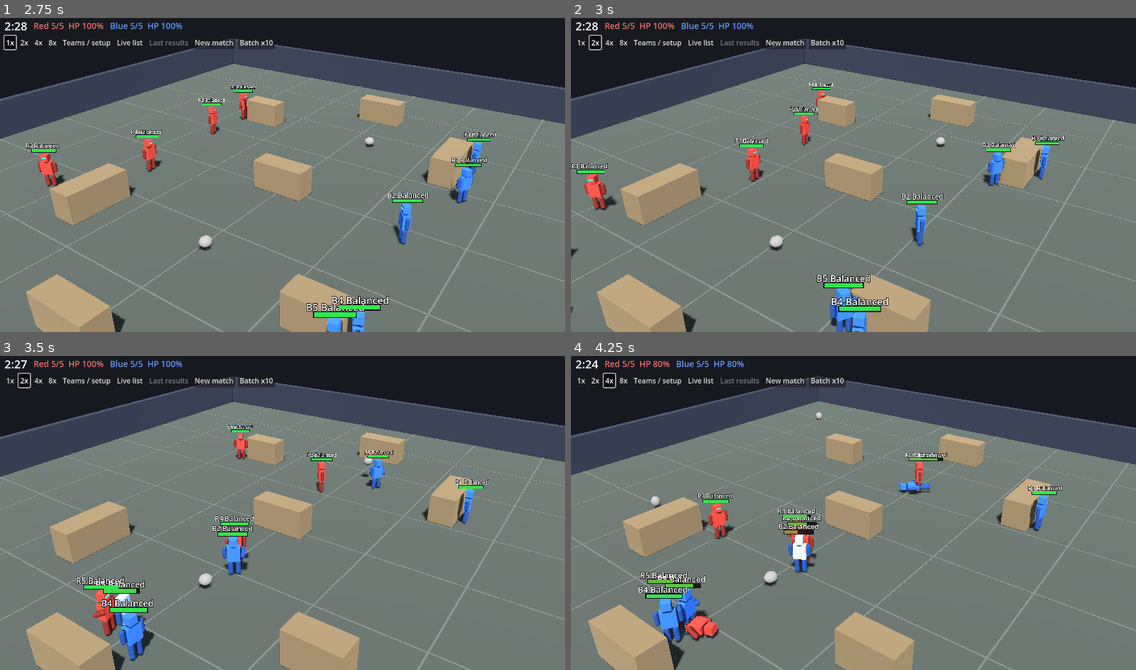
Above: before the commit, frames 1-4 (two rows, left to right).
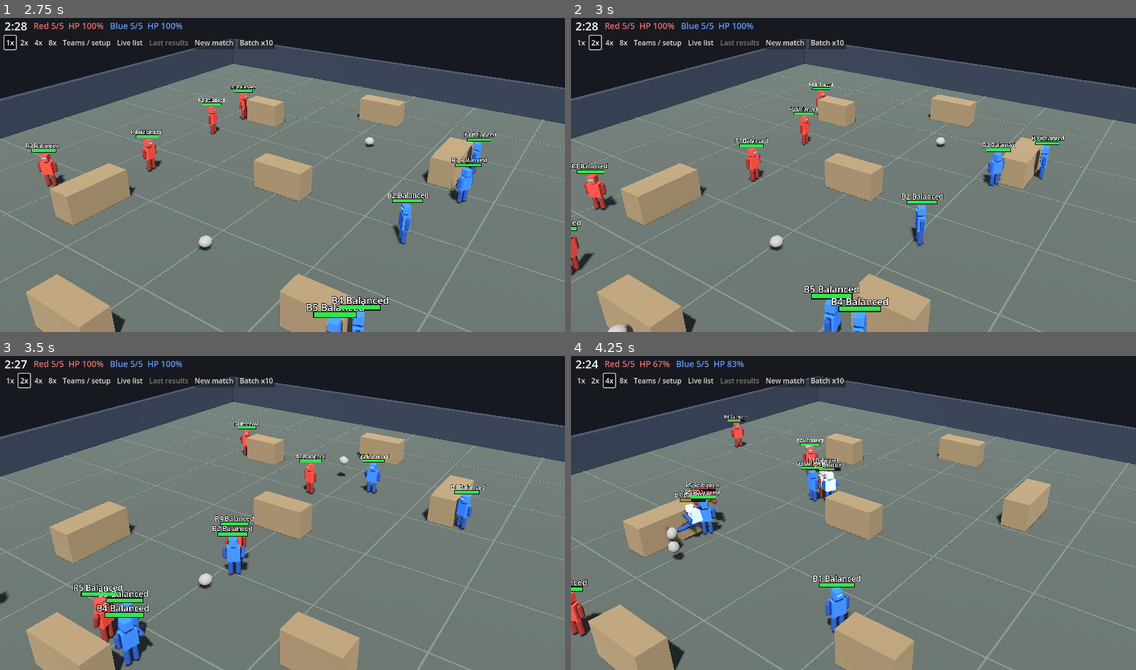
Above: after the commit, the same moments.

Repository: nathandunn/legion-bots
Game: Godot game, scene res://scenes/Main.tscn
Two runs of this game, one before a commit and one after it. Both use one fixed random seed, a clock stepped at 60 frames per second and the inputs below.
Inputs:
- Up to frame 1 (2.75 s): click "New match" at 0.5 s; click "New match" at 1.25 s; click "1x" at 2 s
- Up to frame 2 (3 s): click "2x" at 2.75 s
- Up to frame 3 (3.5 s): no input
- Up to frame 4 (4.25 s): click "4x" at 3.5 s

Frame 1 is identical in both runs. In frame 2, 1.3% of the frame differs, in the area x 0-53%, y 64-100%; in frame 3, 3.5%; in frame 4, 7.0%, in the area x 0-87%, y 1-92%.

Commit message:
Ragdolls, a victory cheer, and doctrine for slingers and cowards
Knocked-down and dead robots become ragdolls: six rigid bodies pinned at the neck,
shoulders and hips, sharing the robot's materials, shoved away from whatever hit them.
Live robots follow their ragdoll's torso and stand back up where it came to rest.
Winners hop with their arms up for two seconds before the results panel opens.
Slingers (rock_love >= 0.75) never punch unless cornered - they throw, then sprint for
the next rock. Cowards (caution >= 0.8) never close in: they hide behind cover when an
enemy is holding a rock, back off when someone is coming at them, throw only when armed
and far away, and punch only when cornered.

Co-Authored-By: Claude Fable 5.1 <noreply@anthropic.com>
Claude-Session: https://claude.ai/code/session_015ktb7N8AS55Y2xXNwii5wR

Diff:
--- a/scripts/arena.gd
+++ b/scripts/arena.gd
@@ -55,6 +55,29 @@
 		cover_rects.append(Rect2(c[0] - c[2] * 0.5 - 0.8, c[1] - c[3] * 0.5 - 0.8, c[2] + 1.6, c[3] + 1.6))
 
 
+## Where to stand so that this cover block sits between you and the threat: the block's
+## centre pushed away from the threat by its radius plus a body's width.
+func hide_spot(from: Vector3, threat: Vector3) -> Vector3:
+	var best := from
+	var best_cost := INF
+	for c in COVER:
+		var centre := Vector3(c[0], 0.0, c[1])
+		var radius := maxf(c[2], c[3]) * 0.5 + 1.0
+		var away := centre - threat
+		away.y = 0.0
+		if away.length_squared() < 0.01:
+			continue
+		var spot := centre + away.normalized() * radius
+		# don't pick a block that means running through the threat to reach it
+		var cost := from.distance_to(spot) + (8.0 if spot.distance_to(threat) < from.distance_to(threat) - 2.0 else 0.0)
+		if cost < best_cost:
+			best_cost = cost
+			best = spot
+	best.x = clampf(best.x, -HALF + 1.5, HALF - 1.5)
+	best.z = clampf(best.z, -HALF + 1.5, HALF - 1.5)
+	return best
+
+
 func is_clear(x: float, z: float) -> bool:
 	for r in cover_rects:
 		if r.has_point(Vector2(x, z)):
--- a/scripts/main.gd
+++ b/scripts/main.gd
@@ -154,7 +154,8 @@
 		_restart_timer = AUTO_RESTART_DELAY
 		return
 	if hud != null:
-		hud.show_result(result)
+		# let the winners have their cheer before the panel covers the arena
+		get_tree().create_timer(2.6).timeout.connect(func(): if manager.match_index == result["match"] and not manager.running: hud.show_result(result))
 	elif headless:
 		print(JSON.stringify(result))
 	_restart_timer = AUTO_RESTART_DELAY
--- a/scripts/match_manager.gd
+++ b/scripts/match_manager.gd
@@ -99,6 +99,7 @@
 func clear() -> void:
 	running = false
 	for r in robots:
+		r.cleanup()
 		r.queue_free()
 	for rk in rocks:
 		rk.queue_free()
@@ -199,6 +200,10 @@
 		"presets": team_preset_names.duplicate(),
 		"stats": stats.duplicate(true),
 	}
+	if winner >= 0:
+		for r in robots:
+			if r.alive and r.team == winner:
+				r.cheer()
 	match_ended.emit(result)
 
 
--- a/scripts/personality.gd
+++ b/scripts/personality.gd
@@ -17,8 +17,8 @@
 
 const PRESETS := {
 	"Brawler":   {"aggression": 0.95, "caution": 0.15, "rock_love": 0.15, "accuracy": 0.50, "teamwork": 0.40, "patience": 0.10, "survival": 0.10},
-	"Slinger":   {"aggression": 0.70, "caution": 0.50, "rock_love": 0.95, "accuracy": 0.85, "teamwork": 0.40, "patience": 0.50, "survival": 0.55},
-	"Coward":    {"aggression": 0.25, "caution": 0.95, "rock_love": 0.60, "accuracy": 0.50, "teamwork": 0.60, "patience": 0.80, "survival": 0.95},
+	"Slinger":   {"aggression": 0.70, "caution": 0.55, "rock_love": 0.95, "accuracy": 0.85, "teamwork": 0.40, "patience": 0.50, "survival": 0.55},
+	"Coward":    {"aggression": 0.20, "caution": 0.95, "rock_love": 0.70, "accuracy": 0.50, "teamwork": 0.60, "patience": 0.80, "survival": 0.95},
 	"Tactician": {"aggression": 0.55, "caution": 0.60, "rock_love": 0.70, "accuracy": 0.80, "teamwork": 0.90, "patience": 0.70, "survival": 0.70},
 	"Balanced":  {"aggression": 0.50, "caution": 0.50, "rock_love": 0.50, "accuracy": 0.50, "teamwork": 0.50, "patience": 0.50, "survival": 0.50},
 }
--- /dev/null
+++ b/scripts/ragdoll.gd
@@ -0,0 +1,91 @@
+class_name Ragdoll
+extends Node3D
+## Six rigid bodies pinned together, spawned in the robot's pose when it goes down.
+## Shares the robot's materials so hit-flashes and team colours carry over.
+
+const LAYER_WORLD := 1
+const LAYER_RAGDOLL := 16
+
+# name, shape kind, size, local position, joint anchor (local), mass
+const PARTS := [
+	["torso", "box", Vector3(0.6, 0.7, 0.35), Vector3(0, 1.15, 0), Vector3.ZERO, 10.0],
+	["head", "box", Vector3(0.36, 0.34, 0.36), Vector3(0, 1.75, 0), Vector3(0, 1.52, 0), 3.0],
+	["arm_l", "capsule", Vector3(0.1, 0.62, 0), Vector3(-0.42, 1.2, 0), Vector3(-0.42, 1.5, 0), 2.0],
+	["arm_r", "capsule", Vector3(0.1, 0.62, 0), Vector3(0.42, 1.2, 0), Vector3(0.42, 1.5, 0), 2.0],
+	["leg_l", "capsule", Vector3(0.12, 0.76, 0), Vector3(-0.17, 0.4, 0), Vector3(-0.17, 0.78, 0), 2.5],
+	["leg_r", "capsule", Vector3(0.12, 0.76, 0), Vector3(0.17, 0.4, 0), Vector3(0.17, 0.78, 0), 2.5],
+]
+
+var bodies := {}
+var torso: RigidBody3D
+
+
+func build(pose: Transform3D, main_mat: Material, dark_mat: Material, eye_mat: Material) -> void:
+	global_transform = Transform3D.IDENTITY
+	for p in PARTS:
+		var rb := RigidBody3D.new()
+		rb.name = p[0]
+		rb.mass = p[5]
+		rb.collision_layer = LAYER_RAGDOLL
+		rb.collision_mask = LAYER_WORLD | LAYER_RAGDOLL
+		rb.linear_damp = 0.6
+		rb.angular_damp = 1.2
+		rb.can_sleep = true
+		var cs := CollisionShape3D.new()
+		var mi := MeshInstance3D.new()
+		if p[1] == "box":
+			var sh := BoxShape3D.new()
+			sh.size = p[2]
+			cs.shape = sh
+			var m := BoxMesh.new()
+			m.size = p[2]
+			mi.mesh = m
+		else:
+			var sh := CapsuleShape3D.new()
+			sh.radius = p[2].x + 0.02
+			sh.height = p[2].y + 0.04
+			cs.shape = sh
+			var m := CapsuleMesh.new()
+			m.radius = p[2].x
+			m.height = p[2].y
+			m.radial_segments = 8
+			m.rings = 3
+			mi.mesh = m
+		mi.material_override = main_mat if (p[0] == "torso" or p[0] == "head") else dark_mat
+		rb.add_child(cs)
+		rb.add_child(mi)
+		if p[0] == "head":
+			var eye := MeshInstance3D.new()
+			var em := BoxMesh.new()
+			em.size = Vector3(0.22, 0.06, 0.04)
+			eye.mesh = em
+			eye.material_override = eye_mat
+			eye.position = Vector3(0, 0.03, -0.19)
+			rb.add_child(eye)
+		add_child(rb)
+		rb.global_transform = pose * Transform3D(Basis.IDENTITY, p[3])
+		bodies[p[0]] = rb
+	torso = bodies["torso"]
+	for p in PARTS:
+		if p[0] == "torso":
+			continue
+		var j := PinJoint3D.new()
+		add_child(j)
+		j.global_transform = pose * Transform3D(Basis.IDENTITY, p[4])
+		j.node_a = j.get_path_to(torso)
+		j.node_b = j.get_path_to(bodies[p[0]])
+		j.exclude_nodes_from_collision = true
+
+
+func shove(impulse: Vector3) -> void:
+	if torso == null:
+		return
+	torso.apply_central_impulse(impulse)
+	# a little spin so it tumbles rather than slides
+	torso.apply_torque_impulse(Vector3(randf_range(-4, 4), randf_range(-2, 2), randf_range(-4, 4)))
+	if bodies.has("head"):
+		bodies["head"].apply_central_impulse(impulse * 0.25)
+
+
+func torso_position() -> Vector3:
+	return torso.global_position if torso != null else global_position
--- a/scripts/robot.gd
+++ b/scripts/robot.gd
@@ -57,6 +57,13 @@
 var fist: Area3D
 var body_root: Node3D
 var arm_r: MeshInstance3D
+var arm_l: MeshInstance3D
+var _dark_mat: StandardMaterial3D
+var _eye_mat: StandardMaterial3D
+var ragdoll: Ragdoll = null
+var cheer_timer := 0.0
+var _cheer_phase := 0.0
+var hide_spot := Vector3.ZERO
 var label: Label3D
 var _swing := 0.0
 var _mat: StandardMaterial3D
@@ -106,11 +113,12 @@
 	var dark := StandardMaterial3D.new()
 	dark.albedo_color = team_color.darkened(0.45)
 	dark.roughness = 0.8
+	_dark_mat = dark
 
 	# name, mesh, shape, position, material
 	_part("torso", _box(Vector3(0.6, 0.7, 0.35)), _box_shape(Vector3(0.6, 0.7, 0.35)), Vector3(0, 1.15, 0), _mat)
 	_part("head", _box(Vector3(0.36, 0.34, 0.36)), _box_shape(Vector3(0.4, 0.38, 0.4)), Vector3(0, 1.75, 0), _mat)
-	_part("arm_l", _capsule(0.1, 0.62), _capsule_shape(0.12, 0.66), Vector3(-0.42, 1.2, 0), dark)
+	arm_l = _part("arm_l", _capsule(0.1, 0.62), _capsule_shape(0.12, 0.66), Vector3(-0.42, 1.2, 0), dark)
 	arm_r = _part("arm_r", _capsule(0.1, 0.62), _capsule_shape(0.12, 0.66), Vector3(0.42, 1.2, 0), dark)
 	_part("leg_l", _capsule(0.12, 0.76), _capsule_shape(0.14, 0.8), Vector3(-0.17, 0.4, 0), dark)
 	_part("leg_r", _capsule(0.12, 0.76), _capsule_shape(0.14, 0.8), Vector3(0.17, 0.4, 0), dark)
@@ -123,6 +131,7 @@
 	em.emission_enabled = true
 	em.emission = Color(0.2, 1.0, 0.9)
 	eye.material_override = em
+	_eye_mat = em
 	eye.position = Vector3(0, 1.78, -0.19)
 	body_root.add_child(eye)
 
@@ -257,11 +266,30 @@
 	decide_timer -= delta
 	wander_timer -= delta
 	grace_timer -= delta
+	if manager != null and not manager.running:
+		# match over: stand still; winners cheer for a couple of seconds
+		velocity = Vector3.ZERO
+		move_dir = Vector3.ZERO
+		if cheer_timer > 0.0:
+			cheer_timer -= delta
+			_cheer_phase += delta * 12.0
+			body_root.position.y = absf(sin(_cheer_phase)) * 0.35
+			var wave := -PI + sin(_cheer_phase * 0.7) * 0.4
+			arm_l.rotation.x = wave
+			arm_r.rotation.x = wave
+			if cheer_timer <= 0.0:
+				body_root.position.y = 0.0
+				arm_l.rotation.x = 0.0
+				arm_r.rotation.x = 0.0
+		if ragdoll != null and down_timer > 0.0:
+			_follow_ragdoll()
+		return
 	if down_timer > 0.0:
 		down_timer -= delta
 		velocity = Vector3.ZERO
+		_follow_ragdoll()
 		if held_rock != null:
-			held_rock.global_position = to_global(Vector3(0.6, 0.3, 0.2))
+			held_rock.global_position = global_position + Vector3(0.6, 0.3, 0.2)
 		if down_timer <= 0.0:
 			_get_up()
 		return
@@ -311,16 +339,48 @@
 	if held_rock != null:
 		held_rock.global_position = to_global(HAND_POS)
 
-	# opportunistic punch: anyone in reach and fist ready
+	# opportunistic punch: anyone in reach and fist ready - unless this robot doesn't box
 	if manager != null and (punch_timer <= 0.0 or (held_rock != null and throw_timer <= 0.0)):
 		var e := _nearest_enemy()
 		if e != null:
 			var ed := _flat_dist(e.global_position)
-			if punch_timer <= 0.0 and ed <= PUNCH_REACH + 0.2:
+			if punch_timer <= 0.0 and ed <= PUNCH_REACH + 0.2 and _will_box(ed):
 				_punch()
 			# opportunistic throw: arm is ready and someone is in range - fling it, whatever we were doing
 			if held_rock != null and throw_timer <= 0.0 and ed <= THROW_RANGE and action != "dodge":
 				_throw_at(e)
+
+
+## Slingers don't box and cowards don't close in - unless there's no other choice
+## (no rock in hand, none to fetch, enemy right on top of them).
+func _will_box(edist: float) -> bool:
+	var rock_love := personality.get_trait("rock_love")
+	var caution := personality.get_trait("caution")
+	if rock_love < 0.75 and caution < 0.8:
+		return true
+	var cornered := held_rock == null and _nearest_free_rock() == null and edist < 3.0
+	return cornered
+
+
+func _follow_ragdoll() -> void:
+	if ragdoll == null:
+		return
+	var p := ragdoll.torso_position()
+	var h: float = manager.ARENA_HALF - 1.0 if manager != null else 19.0
+	global_position = Vector3(clampf(p.x, -h, h), 0.0, clampf(p.z, -h, h))
+
+
+func _nearest_armed_enemy() -> Robot:
+	var best: Robot = null
+	var bd := INF
+	for r: Robot in manager.alive_robots():
+		if r.team == team or r == self or r.held_rock == null:
+			continue
+		var d := _flat_dist(r.global_position)
+		if d < bd:
+			bd = d
+			best = r
+	return best
 
 
 # ---------------------------------------------------------------- perception helpers
@@ -451,6 +511,8 @@
 	# go get a rock
 	if rock != null:
 		scores["fetch"] = 0.12 + rock_love * clampf(1.0 - rdist / 30.0, 0.15, 1.0) * (1.2 if enemy == null or edist > 6.0 else 0.5)
+		if rock_love >= 0.75:
+			scores["fetch"] += 0.5 * rock_love  # a slinger's whole game: throw, then run for the next rock
 		if rdist < 3.5:
 			scores["fetch"] += 0.35 * rock_love  # it's right there, grab it
 		if low:
@@ -466,12 +528,23 @@
 		scores["throw"] = s
 	# close the gap and punch
 	if enemy != null:
-		var s2 := aggression * (1.0 - rock_love * 0.55) * clampf(1.0 - edist / 40.0, 0.25, 1.0) + 0.1
+		var s2 := aggression * (1.0 - rock_love * 0.55) * (1.0 - caution * 0.6) * clampf(1.0 - edist / 40.0, 0.25, 1.0) + 0.1
 		if edist < 3.5:
 			s2 += 0.35
 		if held_rock == null and rock == null:
 			s2 += 0.25  # nothing else to do
+		if not _will_box(edist):
+			s2 = 0.05  # slingers and cowards keep their fists to themselves
 		scores["punch"] = s2
+	# hide behind cover from an enemy who is holding a rock (cowards, mostly)
+	var armed := _nearest_armed_enemy() if caution > 0.5 else null
+	if armed != null and manager.arena != null:
+		var ad := _flat_dist(armed.global_position)
+		if ad < 26.0:
+			var sh := caution * 1.1 * clampf(1.0 - ad / 30.0, 0.3, 1.0)
+			if held_rock != null and ad > 10.0:
+				sh *= 0.5  # armed and far: throwing is the better answer
+			scores["hide"] = sh
 	# run away
 	if enemy != null:
 		var s3 := caution * (1.0 - hpf) * 1.3
@@ -479,6 +552,12 @@
 			s3 += 0.4  # kite while the arm recharges
 		if held_rock == null and rock == null and edist < 6.0:
 			s3 += caution * 0.4
+		# someone is coming at us: the cautious back off before it gets to fists
+		var closing := enemy.velocity.length() > 1.0 and enemy.velocity.normalized().dot((global_position - enemy.global_position).normalized()) > 0.5
+		if closing and edist < 9.0:
+			s3 += caution * clampf(1.0 - edist / 9.0, 0.0, 1.0) * 1.2
+		if caution > 0.8 and edist < 5.0 and not _will_box(edist):
+			s3 += 0.5  # never get close
 		scores["kite"] = s3 * flee_sense
 	# regroup with the pack
 	scores["regroup"] = teamwork * clampf(cdist / 14.0, 0.0, 1.0) * 0.85
@@ -579,6 +658,15 @@
 				if to_c.length() > 3.0:
 					away = (away + to_c.normalized() * 0.5 * teamwork).normalized()
 				move_dir = _keep_in_arena(away)
+		"hide":
+			var armed_e := _nearest_armed_enemy()
+			if armed_e != null:
+				hide_spot = manager.arena.hide_spot(global_position, armed_e.global_position)
+				face_point = armed_e.global_position
+				has_face_point = true
+			var to := hide_spot - global_position
+			to.y = 0.0
+			move_dir = to.normalized() if to.length() > 0.8 else Vector3.ZERO
 		"regroup":
 			var to := centroid - global_position
 			to.y = 0.0
@@ -642,6 +730,7 @@
 	rock.launch(origin, dir * Rock.SPEED, self)
 	throw_timer = THROW_COOLDOWN
 	_swing = 0.2
+	decide_timer = 0.0
 	threw.emit(self)
 
 
@@ -685,13 +774,33 @@
 	down_timer = maxf(down_timer, duration)
 	action = "down"
 	move_dir = Vector3.ZERO
+	var shove := Vector3(0, 1, 0) * 8.0
+	if by != null:
+		var away := global_position - by.global_position
+		away.y = 0.0
+		if away.length_squared() > 0.01:
+			shove += away.normalized() * (45.0 if source == "rock" else 22.0)
 	if was_up:
+		_spawn_ragdoll()
+		# hitboxes ride the (now invisible) rig so a floored robot is still below the fist box
 		if _body_tween != null and _body_tween.is_valid():
 			_body_tween.kill()
-		_body_tween = create_tween().set_parallel(true)
-		_body_tween.tween_property(body_root, "rotation:x", -PI * 0.5, 0.15).set_ease(Tween.EASE_IN)
-		_body_tween.tween_property(body_root, "position:y", 0.35, 0.15)
+		body_root.rotation.x = -PI * 0.5
+		body_root.position.y = 0.35
 		knocked_down.emit(self, by, source)
+	if ragdoll != null:
+		ragdoll.shove(shove)
+
+
+func _spawn_ragdoll() -> void:
+	if ragdoll != null or manager == null or manager.world == null:
+		return
+	ragdoll = Ragdoll.new()
+	manager.world.add_child(ragdoll)
+	var pose := global_transform
+	pose.origin.y = 0.0
+	ragdoll.build(pose, _mat, _dark_mat, _eye_mat)
+	body_root.visible = false
 
 
 func _get_up() -> void:
@@ -699,11 +808,30 @@
 	grace_timer = RECOVER_GRACE
 	action = "wander"
 	decide_timer = 0.1
+	if ragdoll != null:
+		_follow_ragdoll()
+		ragdoll.queue_free()
+		ragdoll = null
+	body_root.visible = true
 	if _body_tween != null and _body_tween.is_valid():
 		_body_tween.kill()
+	body_root.rotation.x = -PI * 0.5
+	body_root.position.y = 0.35
 	_body_tween = create_tween().set_parallel(true)
 	_body_tween.tween_property(body_root, "rotation:x", 0.0, 0.3)
 	_body_tween.tween_property(body_root, "position:y", 0.0, 0.3)
+
+
+func cheer() -> void:
+	if alive and down_timer <= 0.0:
+		cheer_timer = 2.0
+		_cheer_phase = rng.randf_range(0.0, TAU)
+
+
+func cleanup() -> void:
+	if ragdoll != null and is_instance_valid(ragdoll):
+		ragdoll.queue_free()
+		ragdoll = null
 
 
 func _flash() -> void:
@@ -735,9 +863,18 @@
 		_body_tween.kill()
 	body_root.rotation.x = -PI * 0.5
 	body_root.position.y = 0.35
+	_spawn_ragdoll()
+	if ragdoll != null:
+		ragdoll.shove(Vector3(rng.randf_range(-6, 6), 10.0, rng.randf_range(-6, 6)))
 	if _flash_tween != null and _flash_tween.is_valid():
 		_flash_tween.kill()
 	_mat.albedo_color = team_color.darkened(0.6)
 	set_physics_process(false)
 	_update_label()
 	died.emit(self)
+
+
+func _process(_delta: float) -> void:
+	# dead: keep the name tag over the corpse while it settles
+	if not alive and ragdoll != null and is_instance_valid(ragdoll):
+		_follow_ragdoll()
Not shown, added: scripts/ragdoll.gd.uid
Not shown, changed: README.md
Not shown, changed: dist/index.html
Not shown, changed: dist/index.js.gz
Not shown, changed: dist/index.pck.gz
Not shown, changed: dist/index.wasm.gz
